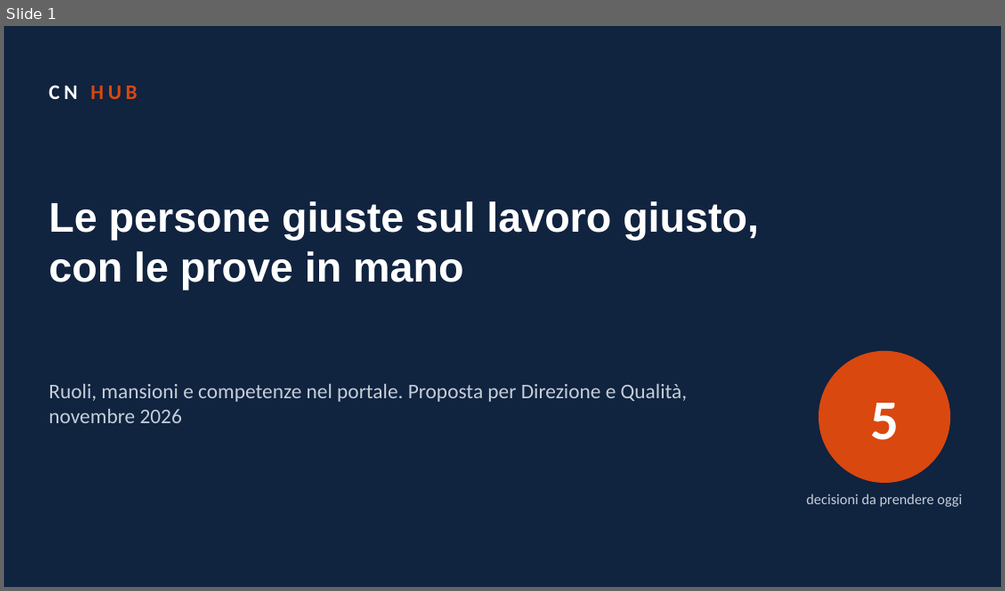
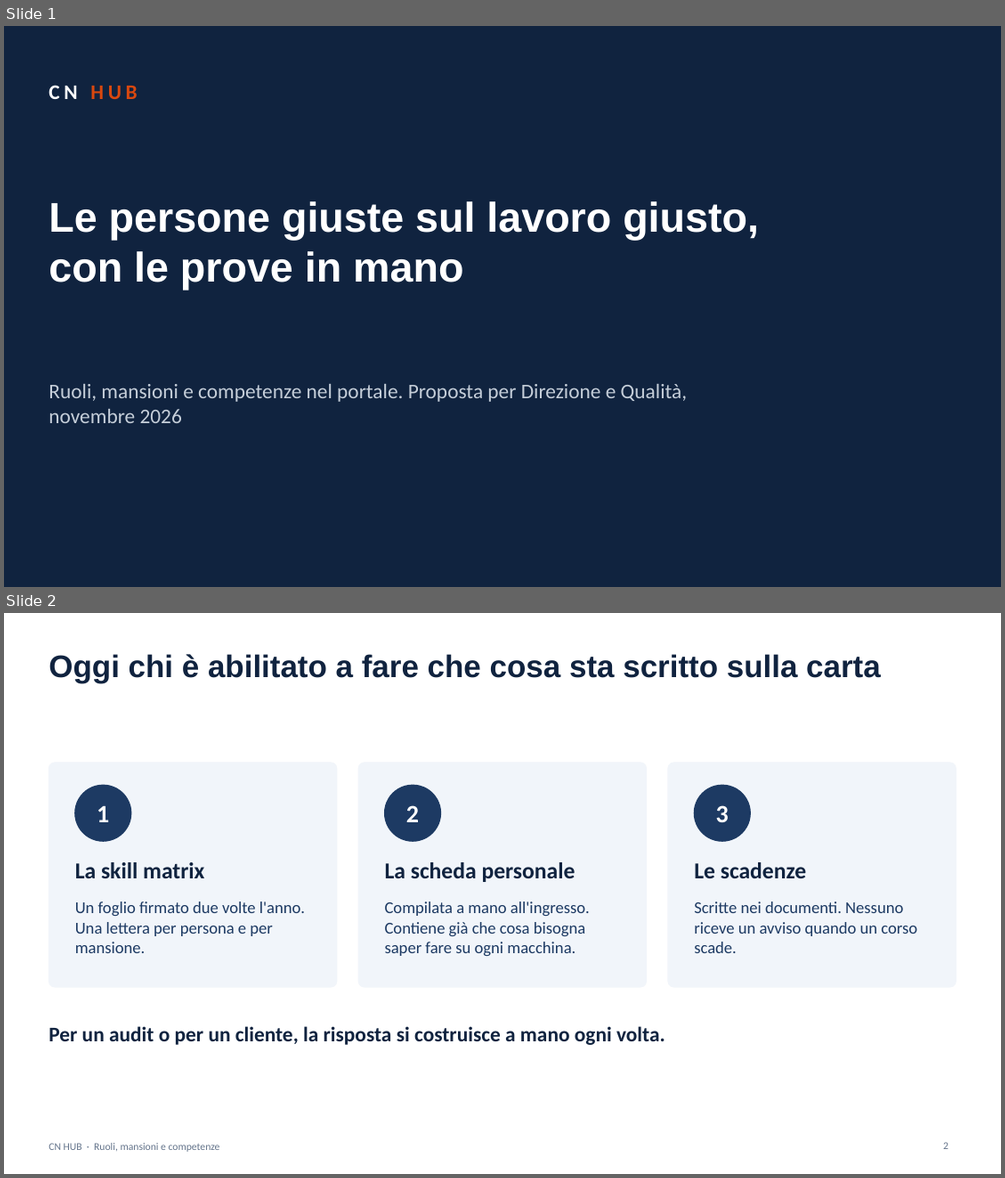
Before and after one commit to brividich/CRM-Brizio, a slide deck: docs/feasibility/ruoli-mansioni-competenze/Fattibilita_RMC_Presentazione.pptx. Shown one above the other, each under a label of ours: slide 1 before the commit, slides 1 and 2 after it. The pictures are 1005x591 and 1005x1178 pixels, drawn with LibreOffice and Linux fonts; fonts in the diff are those of the drawing. Boxes give left, top, right and bottom in pixels: in the first picture for what was removed or moved away, otherwise in the second. Text is boxed around its words. In the diff, an @@ line names an element or a change of style, - is before the commit and + after.

```diff
--- a/docs/feasibility/ruoli-mansioni-competenze/Fattibilita_RMC_Presentazione.pptx
+++ b/docs/feasibility/ruoli-mansioni-competenze/Fattibilita_RMC_Presentazione.pptx
@@ slide 2 added at [4, 613, 1001, 1174], background #FFFFFF @@
@@ title added at [48, 654, 881, 683], 30 pt, text #10233F, bold @@
+Oggi chi è abilitato a fare che cosa sta scritto sulla carta
@@ rounded rectangle added at [48, 763, 337, 987], fill #F1F5FA, outline #F1F5FA 1 pt @@
@@ rounded rectangle added at [358, 763, 647, 987], fill #F1F5FA, outline #F1F5FA 1 pt @@
@@ rounded rectangle added at [668, 763, 956, 987], fill #F1F5FA, outline #F1F5FA 1 pt @@
@@ ellipse added at [75, 785, 131, 841], fill #1D3A63, outline #1D3A63 1 pt @@
@@ ellipse added at [385, 785, 441, 841], fill #1D3A63, outline #1D3A63 1 pt @@
@@ ellipse added at [695, 785, 751, 841], fill #1D3A63, outline #1D3A63 1 pt @@
@@ text added at [97, 805, 109, 822], 24 pt, text #FFFFFF, bold @@
+1
@@ text added at [406, 805, 419, 822], 24 pt, text #FFFFFF, bold @@
+2
@@ text added at [716, 805, 728, 822], 24 pt, text #FFFFFF, bold @@
+3
@@ text added at [75, 862, 204, 878], 22 pt, text #10233F, bold @@
+La skill matrix
@@ text added at [385, 862, 575, 882], 22 pt, text #10233F, bold @@
+La scheda personale
@@ text added at [694, 862, 806, 878], 22 pt, text #10233F, bold @@
+Le scadenze
@@ text added at [75, 901, 305, 953], 16 pt, text #1D3A63 @@
+Un foglio firmato due volte l'anno. Una lettera per persona e per mansione.
@@ text added at [385, 901, 590, 956], 16 pt, text #1D3A63 @@
+Compilata a mano all'ingresso. Contiene già che cosa bisogna saper fare su ogni macchina.
@@ text added at [694, 901, 917, 953], 16 pt, text #1D3A63 @@
+Scritte nei documenti. Nessuno riceve un avviso quando un corso scade.
@@ text added at [48, 1026, 665, 1045], 20 pt, text #10233F, bold @@
+Per un audit o per un cliente, la risposta si costruisce a mano ogni volta.
@@ text added at [48, 1143, 220, 1151], 10 pt, text #64748B @@
+CN HUB · Ruoli, mansioni e competenze
@@ page number added at [943, 1142, 948, 1149], 10 pt, text #64748B @@
+2
@@ slide 1 changed as well @@
@@ ellipse removed at [819, 351, 950, 483] @@
@@ text removed at [870, 402, 898, 440] @@
-5
@@ text removed at [806, 493, 962, 507] @@
-decisioni da prendere oggi
```
Also in this commit, not shown: 3 other slides changed, 2 other slides added, 8 slides removed, 17 other files.
